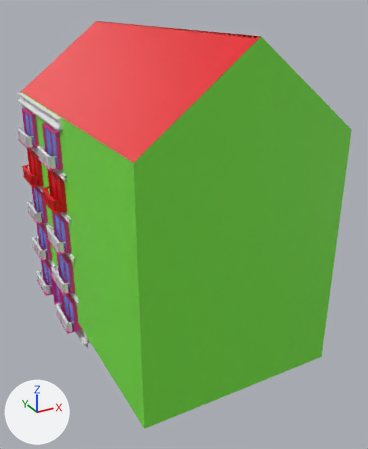
What one commit did to the FBX model Assets/Art/3D Models/Copenhagen/Large Assets/Building_8.fbx.
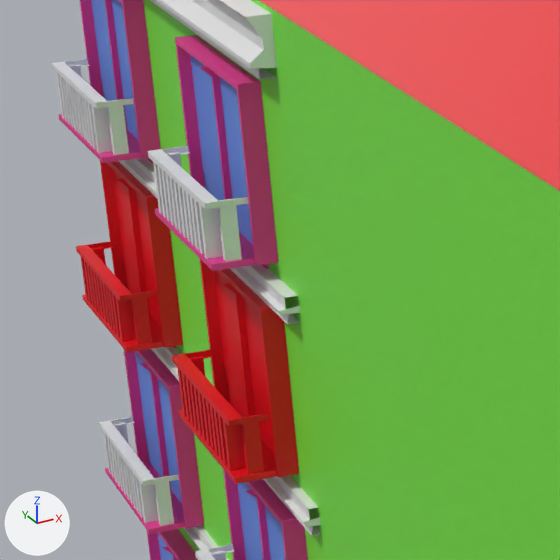
Each version is shown whole from a 50 mm lens placed at (-16.5, -35.0, 24.8), pointed at (1.6, -2.0, 8.3), then close up on the part from 2% to 33% of the width and 26% to 51% of the height. Arrows for +X, +Y and +Z are at lower left; the lights stay in place. Where no turn or scale is listed for an object, it has been applied to the vertices. Vertices at the same position are counted once.

Before the edit, the objects in view are built like this:
```python
me_cube_004 = bpy.data.meshes.new('Cube.004')
me_cube_004.from_pydata(...)  # 2336 vertices, 1760 faces; spans x -7.9..7.9, y -12.4..12.4, z -2.1..23.2
# faces by material slot: [8, 412, 461, 17, 862]
me_cube_004.materials.append(mat_base)  # green #78e741
me_cube_004.materials.append(mat_roof)  # red #e70016
me_cube_004.materials.append(mat_windowframe)  # pink #e73994
me_cube_004.materials.append(mat_window)  # blue #648fe7
me_cube_004.materials.append(mat_detail)  # white #e7e7e7
ob_cube_002 = bpy.data.objects.new('Cube.002', me_cube_004)
ob_cube_002.location = (0.0, 0.0, 0.0)
```
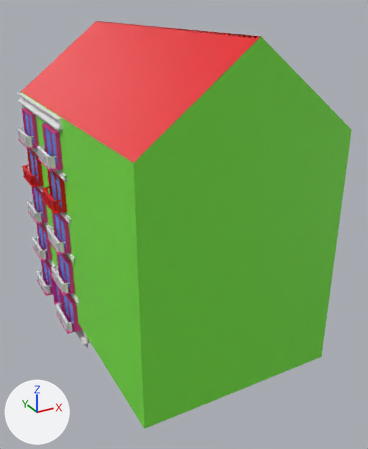
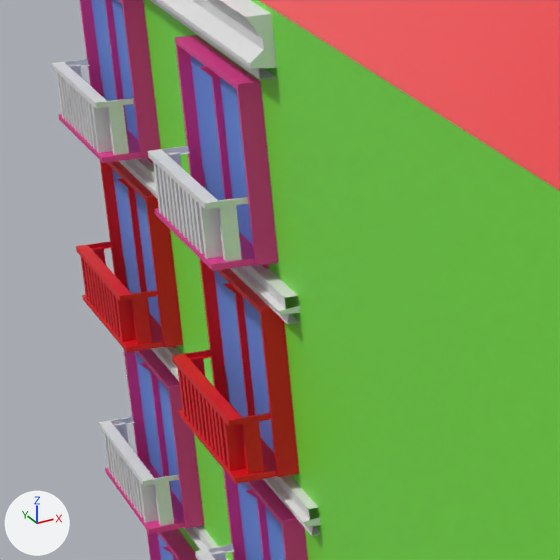
Commit message: Fixed building 8

The change, as a list of edits to the scene's bpy script:
```text
Change me_cube_004:
    where me_cube_004.from_pydata(...)  # 2336 vertices, 1760 faces; spans x -7.9..7.9, y -12.4..12.4, z -2.1..23.2
    used by ob_cube_002; location = (0.0, 0.0, 0.0)
    me_cube_004 part 1: 4 of the faces centred in x -7.1, y 1.8..10.3, z 11.4 switch from mat_roof (red #e70016) to mat_window (blue #648fe7)
```

Location of each change, (x1, y1, x2, y2) in pixels of the close-ups (560 x 560 px):
part 1 of me_cube_004, recoloured (red to blue)
    both: (112, 169, 274, 452)
